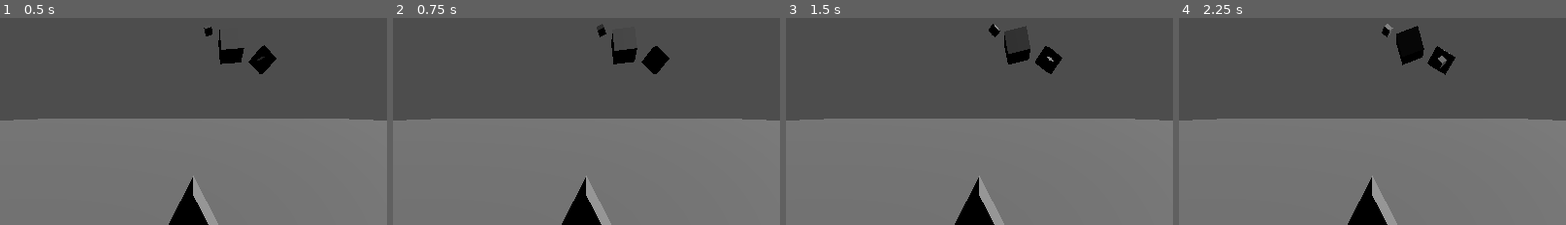
Above: before the commit, frames 1-4 (left to right).
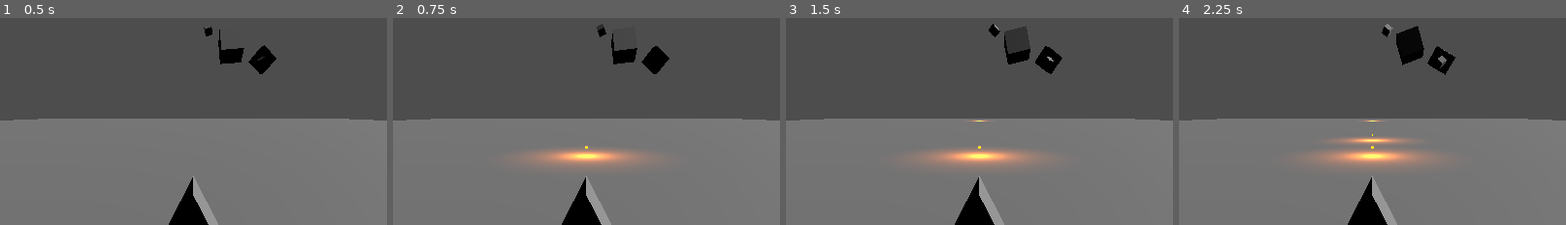
Above: after the commit, the same moments.

Repository: samuelFNK/space-mountain
Game: Godot game, scene res://world/test_world/test_level_1.tscn
Same seed, same stepped clock (60 frames per second), same inputs: the game is played once before the commit and once after it.
Inputs:
- Up to frame 1 (0.5 s): no input
- Up to frame 2 (0.75 s): tap Enter at 0.5 s; hold D (roll_right) from 0.53 s (still down); tap Space (fire, bound only after the commit) at 0.6 s
- Up to frame 3 (1.5 s): release D (roll_right) at 1.28 s; hold W (pitch_down) from 1.28 s (still down); tap Space (fire, bound only after the commit) at 1.35 s
- Up to frame 4 (2.25 s): tap Space (fire, bound only after the commit) at 2, 2.1 s; release W (pitch_down) at 2.03 s; hold D (roll_right) from 2.03 s (still down)
The pictures show only the part of the screen within x 25-75%, y 0-50%; the shares and areas given below are measured in that part.

Frame 1 is identical in both runs. In frame 2, 2.5% of the frame differs, in the area x 33-67%, y 61-73%; in frame 3, 2.5%; in frame 4, 3.1%, in the area x 33-67%, y 49-73%.

Commit message:
Added bullet with basic physics and lighting. Will spawn as player fires, handles alright

Diff:
--- a/player/ship_1/ship_1.gd
+++ b/player/ship_1/ship_1.gd
@@ -2,6 +2,8 @@
 
 const min_speed:float = 1
 const max_speed:float = 50
+
+@onready var muzzle = $Muzzle
 
 var turn_speed:float = 1
 var pitch_speed:float = 0.5
@@ -17,7 +19,11 @@
 var turn_input:float = 0
 var pitch_input:float = 0
 
+@export var standard_attack:PackedScene
+
 func get_input(delta:float):
+	if Input.is_action_just_pressed("fire"):
+		standard_fire()
 	if Input.is_action_pressed("throttle_up"):
 		target_speed = min(current_speed + throttle_delta * delta, max_speed)
 	if Input.is_action_pressed("throttle_down"):
@@ -58,3 +64,11 @@
 		grounded = false
 
 	move_and_slide()
+
+func standard_fire():
+	if standard_attack == null:
+		return
+
+	var bullet = standard_attack.instantiate()
+	bullet.global_transform = muzzle.global_transform
+	get_parent().add_child(bullet)
--- a/player/ship_1/ship_1.tscn
+++ b/player/ship_1/ship_1.tscn
@@ -1,6 +1,7 @@
 [gd_scene format=3 uid="uid://dv5c0amteai4c"]
 
 [ext_resource type="Script" uid="uid://bovxlrqotvw41" path="res://player/ship_1/ship_1.gd" id="1_j7hyu"]
+[ext_resource type="PackedScene" uid="uid://cukopve04gb32" path="res://weapons/shooting/basic_bullet.tscn" id="2_ihhlh"]
 
 [sub_resource type="PrismMesh" id="PrismMesh_8wdhg"]
 
@@ -9,6 +10,7 @@
 
 [node name="Ship_1" type="CharacterBody3D" unique_id=1582411212]
 script = ExtResource("1_j7hyu")
+standard_attack = ExtResource("2_ihhlh")
 
 [node name="MeshInstance3D" type="MeshInstance3D" parent="." unique_id=1910220150]
 mesh = SubResource("PrismMesh_8wdhg")
@@ -19,3 +21,6 @@
 
 [node name="Camera3D" type="Camera3D" parent="." unique_id=969398150]
 transform = Transform3D(1, 0, 0, 0, 0.9396926, 0.34202018, 0, -0.34202018, 0.9396926, 0, 1.3000001, 3.3)
+
+[node name="Muzzle" type="Node3D" parent="." unique_id=1455099298]
+transform = Transform3D(1, 0, 0, 0, 1, 0, 0, 0, 1, 0, -0.2, -0.70000005)
--- a/project.godot
+++ b/project.godot
@@ -47,6 +47,11 @@
 "events": [Object(InputEventKey,"resource_local_to_scene":false,"resource_name":"","device":-1,"window_id":0,"alt_press …(192 unchanged characters)…
 ]
 }
+fire={
+"deadzone": 0.2,
+"events": [Object(InputEventKey,"resource_local_to_scene":false,"resource_name":"","device":-1,"window_id":0,"alt_pressed":false,"shift_pressed":false,"ctrl_pressed":false,"meta_pressed":false,"pressed":false,"keycode":0,"physical_keycode":32,"key_label":0,"unicode":32,"location":0,"echo":false,"script":null)
+]
+}
 
 [physics]
 
--- /dev/null
+++ b/weapons/shooting/basic_bullet.gd
@@ -0,0 +1,11 @@
+extends Node3D
+
+const speed:float = 80
+
+
+func _physics_process(delta: float) -> void:
+
+	self.global_position = self.global_position + -transform.basis.z * speed * delta
+
+	if $RayCast3D.is_colliding():
+		self.queue_free()
--- /dev/null
+++ b/weapons/shooting/basic_bullet.tscn
@@ -0,0 +1,33 @@
+[gd_scene format=3 uid="uid://cukopve04gb32"]
+
+[ext_resource type="Script" uid="uid://887w5ek46tmq" path="res://weapons/shooting/basic_bullet.gd" id="1_4csn2"]
+
+[sub_resource type="BoxMesh" id="BoxMesh_4csn2"]
+
+[node name="basic_bullet" type="Node3D" unique_id=741688355]
+script = ExtResource("1_4csn2")
+
+[node name="MeshInstance3D" type="MeshInstance3D" parent="." unique_id=172549743]
+transform = Transform3D(0.1, 0, 0, 0, 0.1, 0, 0, 0, 0.3, 0, 0, 0)
+mesh = SubResource("BoxMesh_4csn2")
+
+[node name="OmniLight3DFront" type="OmniLight3D" parent="." unique_id=1212866954]
+transform = Transform3D(1, 0, 0, 0, 1, 0, 0, 0, 1, 0, 0, -0.22029757)
+light_color = Color(1, 0.5294118, 0, 1)
+light_energy = 5.0
+light_indirect_energy = 0.0
+light_volumetric_fog_energy = 0.0
+light_size = 0.2
+light_specular = 0.0
+
+[node name="OmniLight3D2back" type="OmniLight3D" parent="." unique_id=488288254]
+transform = Transform3D(1, 0, 0, 0, 1, 0, 0, 0, 1, 0, 0, 0.17970243)
+light_color = Color(1, 0.5294118, 0, 1)
+light_energy = 5.0
+light_indirect_energy = 0.0
+light_volumetric_fog_energy = 0.0
+light_size = 0.2
+light_specular = 0.0
+
+[node name="RayCast3D" type="RayCast3D" parent="." unique_id=1814875056]
+transform = Transform3D(1, 0, 0, 0, -4.371139e-08, -1, 0, 1, -4.371139e-08, 0, 0, -0.15)
Not shown, added: weapons/shooting/basic_bullet.gd.uid
